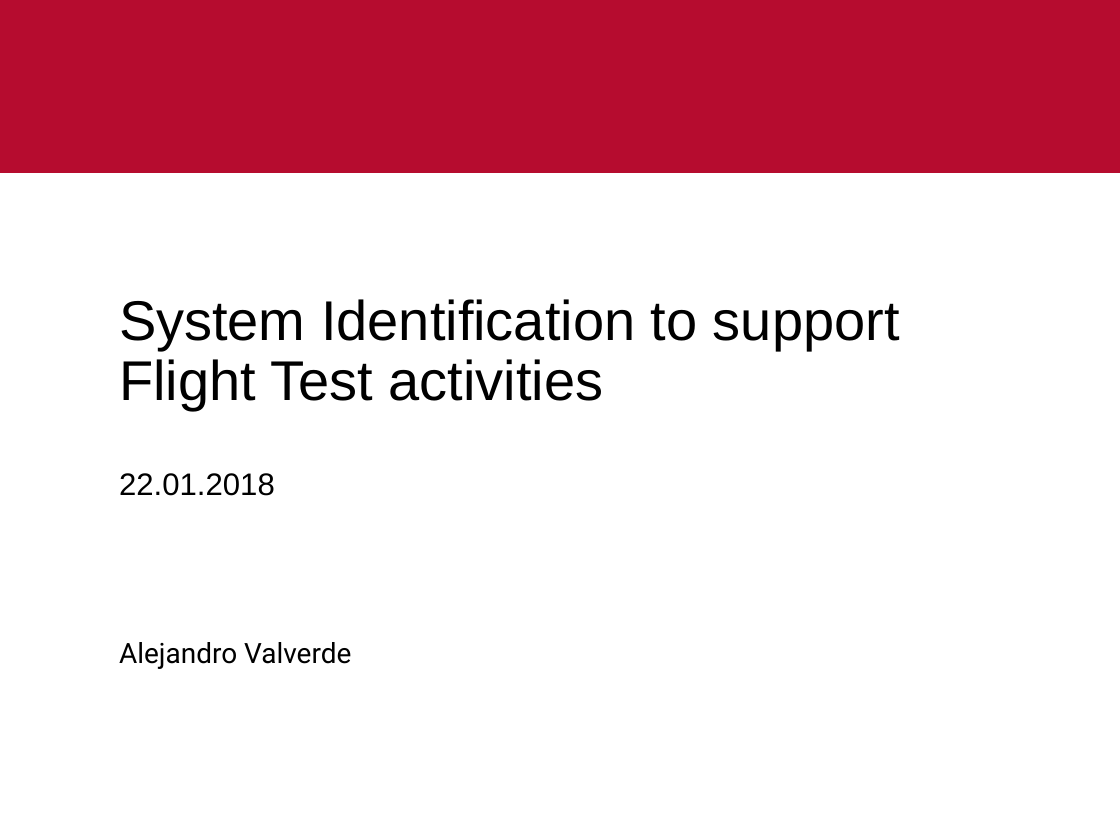
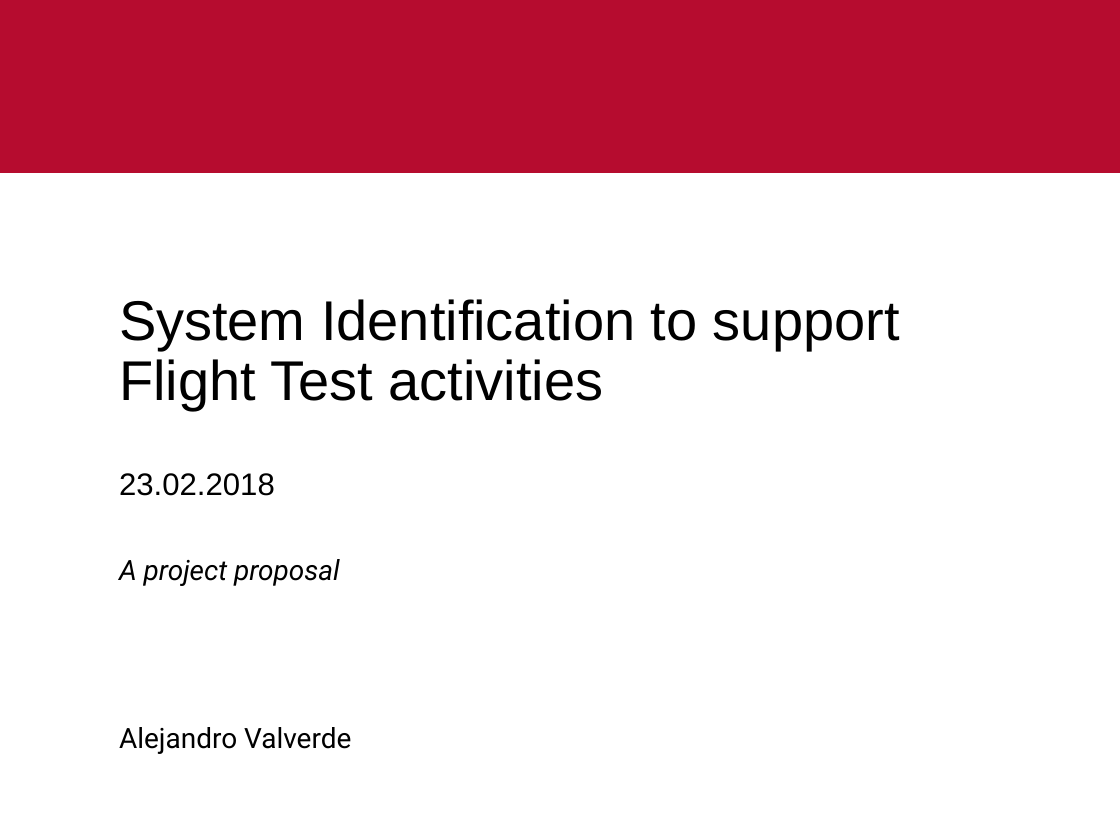
Before and after one commit to wuyou33/kopter, a slide deck: slide 1 of s_id/docs/System Identification to support Flight Test activities - proposal.pptx. Drawn at 1120x840 pixels with LibreOffice and Linux fonts; fonts in the diff are those of the drawing; background and template pictures are left out. Boxes give left, top, right and bottom in pixels: in the first picture for what was removed or moved away, otherwise in the second. Text is boxed around its words. In the diff, an @@ line names an element or a change of style, - is before the commit and + after.

```diff
--- a/s_id/docs/System Identification to support Flight Test activities - proposal.pptx
+++ b/s_id/docs/System Identification to support Flight Test activities - proposal.pptx
@@ subtitle at <box>119,473,275,496</box>: text changed @@
-22.01.2018
+23.02.2018
@@ text at <box>119,559,340,586</box>: paragraph added @@
+A project proposal
@@ text "A project proposal" at <box>119,559,351,754</box>: vertical alignment bottom to top @@
```
Also in this commit, not shown: 3 other slides changed, 4 slides added, 1 other file.
